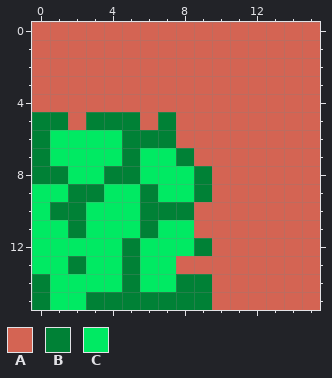
Pixel-art sprite: src/rcc/images/Connecter2.png. The picture above was drawn from the file before the commit.
The file is 16x16 pixels.
Palette (. is transparent): A #d46453  B #008136  C #00ea63
Pixels before, first column x 0:
 0 AAAAAAAAAAAAAAAA
 1 AAAAAAAAAAAAAAAA
 2 AAAAAAAAAAAAAAAA
 3 AAAAAAAAAAAAAAAA
 4 AAAAAAAAAAAAAAAA
 5 BBABBBABAAAAAAAA
 6 BCCCCBBBAAAAAAAA
 7 BCCCCBCCBAAAAAAA
 8 BBCCBBCCCBAAAAAA
 9 CCBBCCBCCBAAAAAA
10 CBBCCCBBBAAAAAAA
11 CCBCCCBCCAAAAAAA
12 CCCCCBCCCBAAAAAA
13 CCBCCBCCAAAAAAAA
14 BCCCCBCCBBAAAAAA
15 BCCBBBBBBBAAAAAA
After:
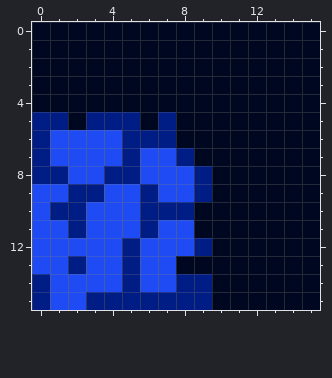
From old to new:
colour A: #d46453 -> #000721
colour B: #008136 -> #001c85
colour C: #00ea63 -> #1e4bf3
